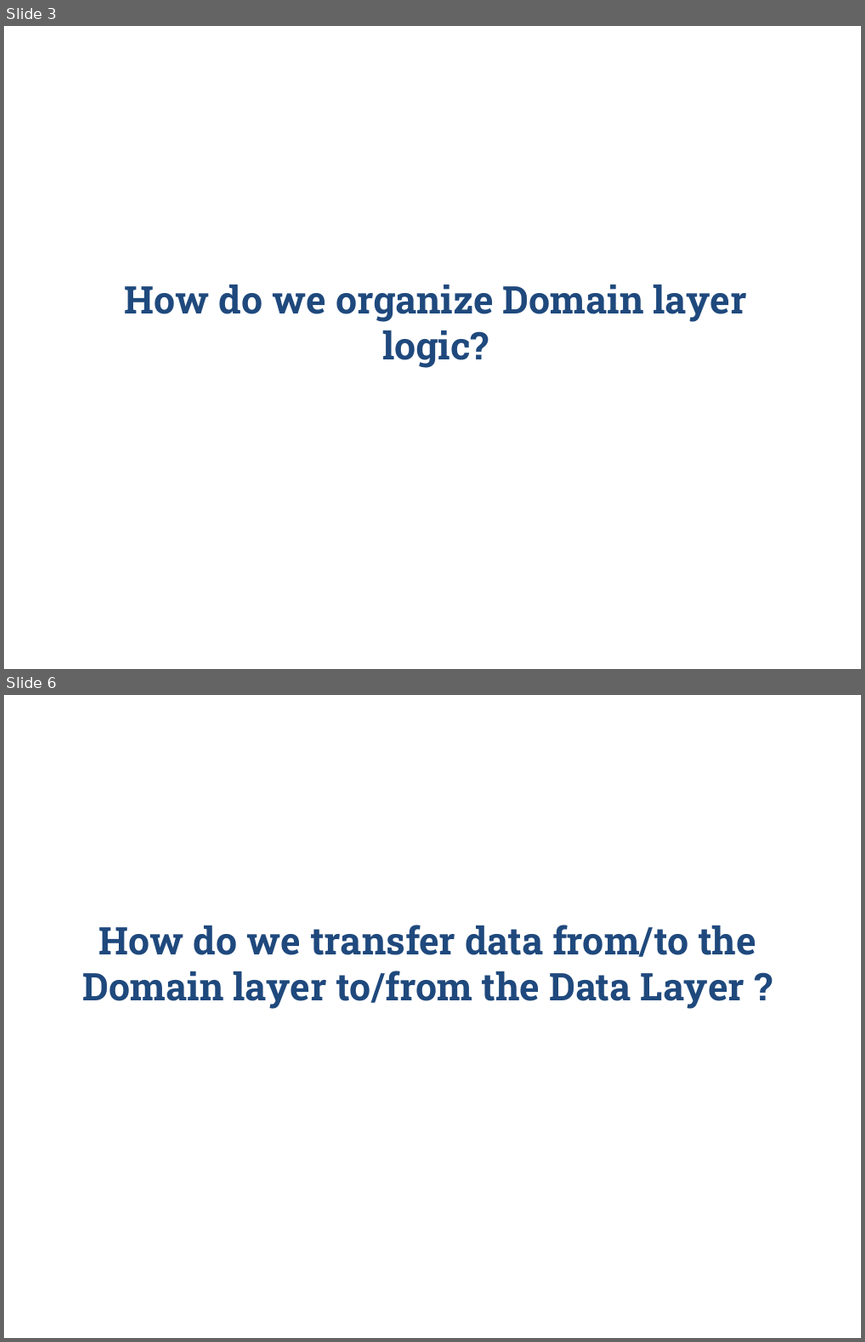
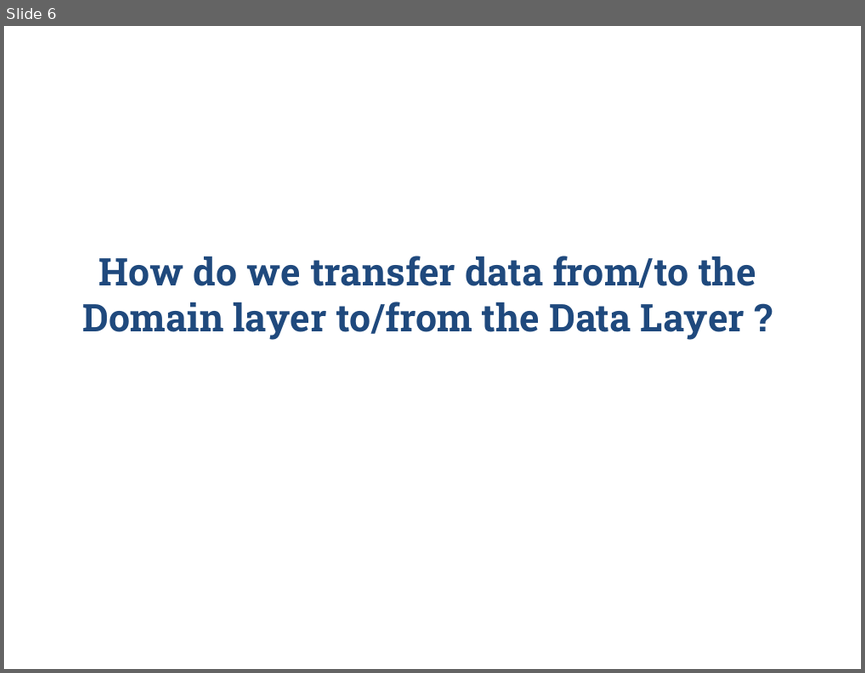
Before and after one commit to zarras/myy803-slides, a slide deck: SoftEng-Lab-JPA.ppt. Shown one above the other, each under a label of ours: slides 3 and 6 before the commit, slide 6 after it; the slides between them are not shown. The pictures are 865x1342 and 865x673 pixels, drawn with LibreOffice and Linux fonts; fonts in the diff are those of the drawing. Boxes give left, top, right and bottom in pixels: in the first picture for what was removed or moved away, otherwise in the second. Text is boxed around its words. In the diff, an @@ line names an element or a change of style, - is before the commit and + after.

```diff
--- a/SoftEng-Lab-JPA.ppt
+++ b/SoftEng-Lab-JPA.ppt
@@ slide 3 removed at [4, 26, 861, 669], background #FFFFFF @@
@@ text removed at [124, 284, 747, 368] @@
-How do we organize Domain layer logic?
```
Also in this commit, not shown: 7 slides changed, 1 slide added, 2 other files.
